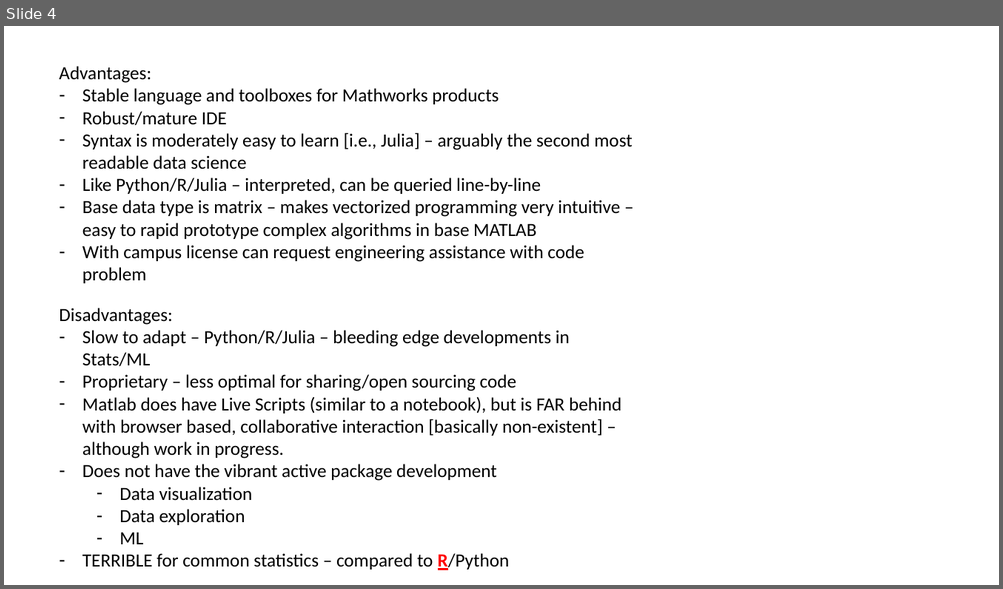
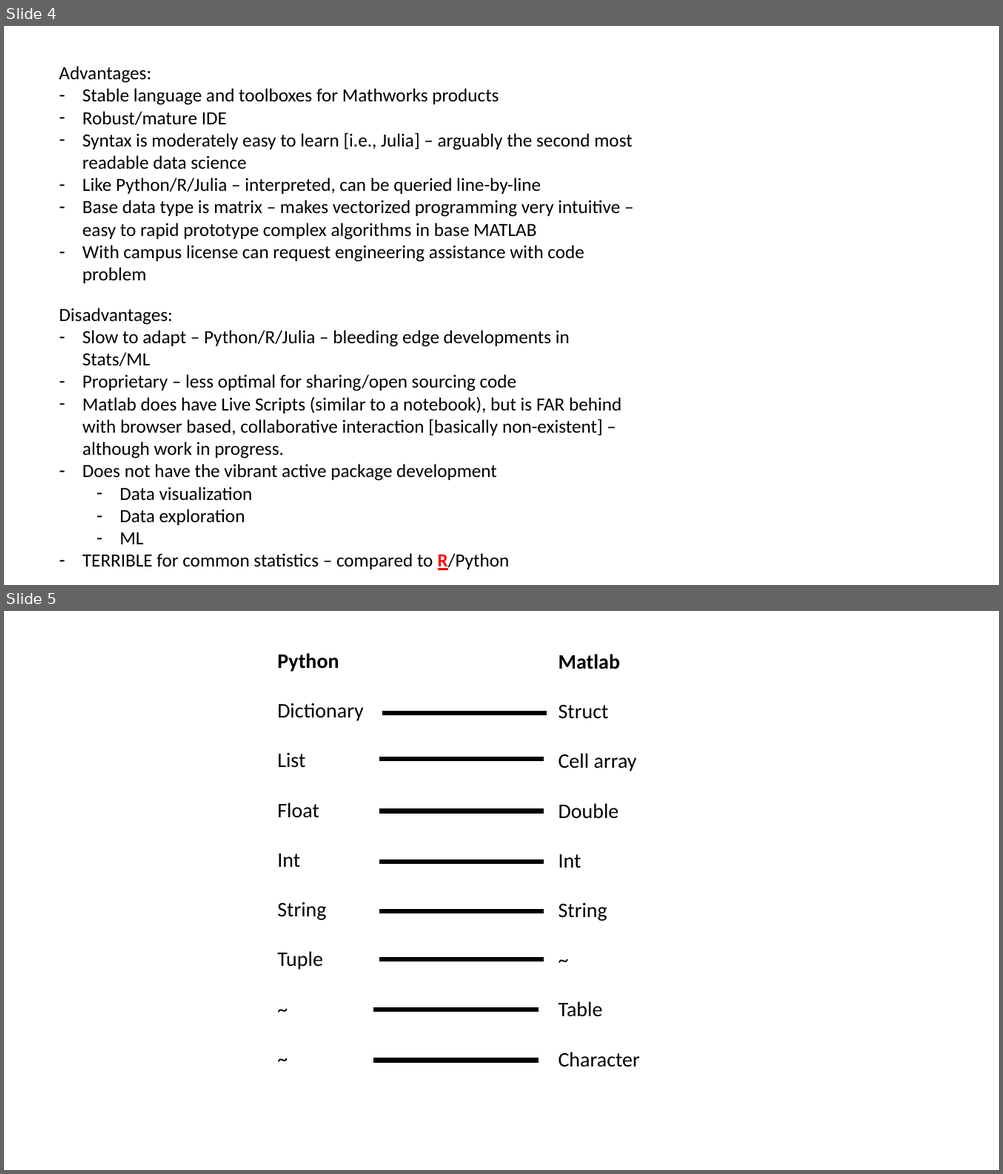
Before and after one commit to CU-NRSC-7657/NRSC7657, a slide deck: NRSC 7657 Brief Matlab Overview.pptx. Shown one above the other, each under a label of ours: slide 4 before the commit, slides 4 and 5 after it. The pictures are 1003x589 and 1003x1174 pixels, drawn with LibreOffice and Linux fonts; fonts in the diff are those of the drawing. Boxes give left, top, right and bottom in pixels: in the first picture for what was removed or moved away, otherwise in the second. Text is boxed around its words. In the diff, an @@ line names an element or a change of style, - is before the commit and + after.

```diff
--- a/NRSC 7657 Brief Matlab Overview.pptx
+++ b/NRSC 7657 Brief Matlab Overview.pptx
@@ slide 5 added at [4,611,999,1170], background #FFFFFF @@
@@ text added at [277,653,364,970], 20 pt, text #000000 @@
+Python
+Dictionary
+List
+Float
+Int
+String
+Tuple
+~
+~
@@ text added at [558,654,640,1068], 20 pt, text #000000 @@
+Matlab
+Struct
+Cell array
+Double
+Int
+String
+~
+Table
+Character
@@ line added from (382, 713) to (547, 713), #000000 4.5 pt @@
@@ line added from (379, 760) to (544, 760), #000000 4.5 pt @@
@@ line added from (379, 811) to (544, 811), #000000 4.5 pt @@
@@ line added from (379, 862) to (544, 862), #000000 4.5 pt @@
@@ line added from (379, 911) to (544, 911), #000000 4.5 pt @@
@@ line added from (379, 960) to (544, 960), #000000 4.5 pt @@
@@ line added from (373, 1010) to (538, 1010), #000000 4.5 pt @@
@@ line added from (373, 1061) to (538, 1061), #000000 4.5 pt @@
```
